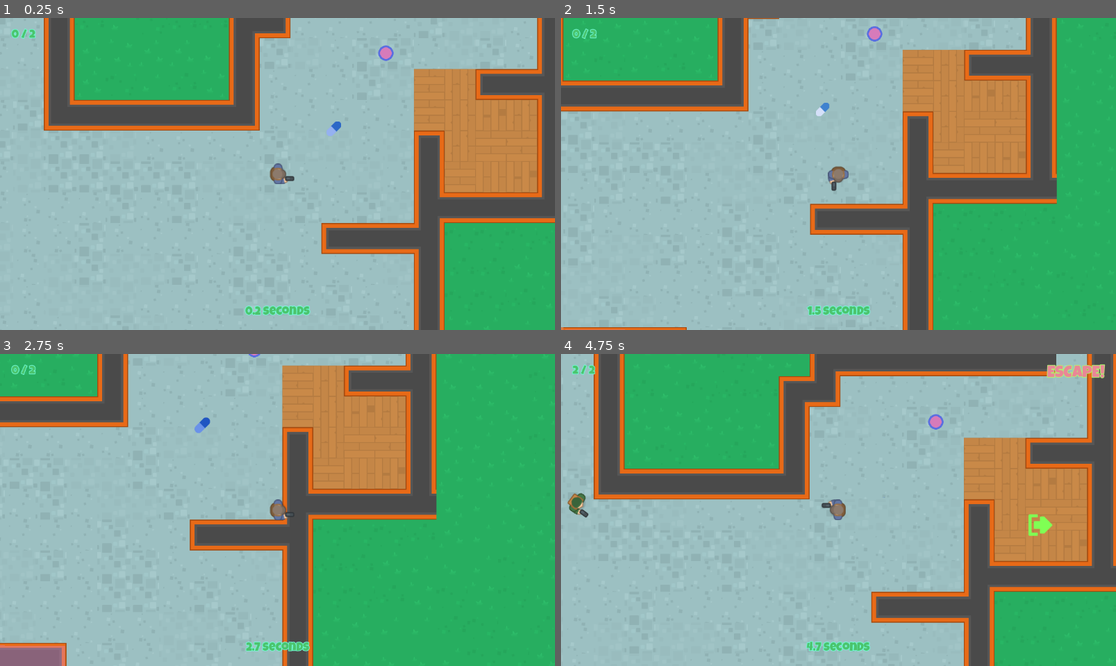
Above: before the commit, frames 1-4 (two rows, left to right).
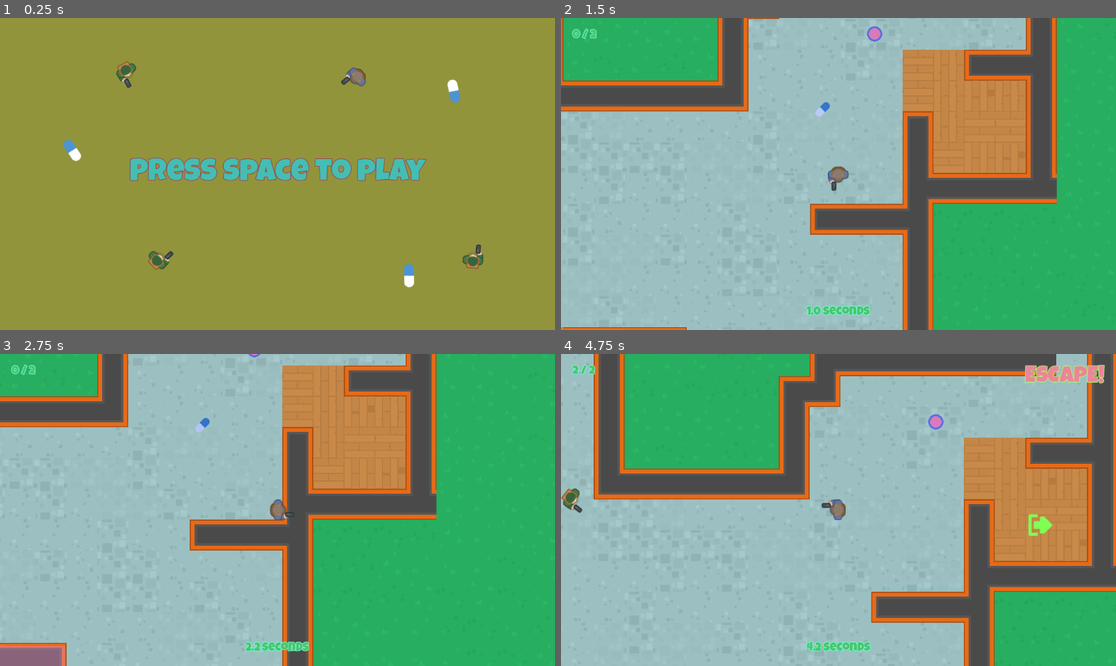
Above: after the commit, the same moments.

Repository: Esque123/Do-Not-Mind-Me
Game: Godot game, scene res://Scenes/main/main.tscn
Same seed, same stepped clock (60 frames per second), same inputs: the game is played once before the commit and once after it. Before the commit the project starts from res://Scenes/level_map/level_map.tscn. Sound files missing from this copy of the repository are replaced by a short silence.
Inputs (mouse positions are in pixels of both pictures, inside the frame that each line leads up to):
- Up to frame 1 (0.25 s): no input
- Up to frame 2 (1.5 s): tap Space (press_space, bound only after the commit) at 0.5, 0.6 s; move the mouse to (960, 158) at 0.52 s; hold Right (right) 0.53-1.28 s; move the mouse to (727, 189) at 1.27 s; hold Down (down) from 1.28 s (still down); click (727, 189) at 1.35 s
- Up to frame 3 (2.75 s): tap Space (press_space, bound only after the commit) at 1.55, 2.1 s; move the mouse to (333, 441) at 2.02 s; release Down (down) at 2.03 s; hold Right (right) from 2.03 s (still down)
- Up to frame 4 (4.75 s): move the mouse to (810, 572) at 2.77 s; release Right (right) at 2.78 s; hold Up (up) 2.78-3.53 s; tap Space (press_space, bound only after the commit) at 2.85, 3.8, 4.35 s; move the mouse to (1005, 556) at 3.52 s; hold Left (left) from 3.53 s (still down); click (1005, 556) at 3.6 s; move the mouse to (672, 463) at 4.27 s

The runs differ from the first frame. In frame 1, 100% of the frame differs, in the area x 0-100%, y 0-100%; in frame 2, less than 0.1%; in frame 3, 0.2%; in frame 4, 0.9%.

Commit message:
Main Scene

Diff:
--- a/Scenes/bullet/bullet.gd
+++ b/Scenes/bullet/bullet.gd
@@ -3,6 +3,10 @@
 
 const BOOM: PackedScene = preload("res://Scenes/boom/boom.tscn")
 const SPEED: float = 250.0
+
+
+@onready var timer = $Timer
+
 
 
 var _dir_of_travel: Vector2 = Vector2.ZERO
@@ -36,4 +40,8 @@
 
 
 func _on_body_entered(body):
-	create_boom()
+	if body.is_in_group("player") == true:
+		timer.stop()
+		SignalManager.on_game_over.emit()
+	else:
+		create_boom()
--- a/Scenes/game_ui/game_ui.gd
+++ b/Scenes/game_ui/game_ui.gd
@@ -5,32 +5,47 @@
 @onready var time_label = $MC/TimeLabel
 @onready var color_rect = $ColorRect
 @onready var game_over_label = $ColorRect/GameOverLabel
+@onready var animation_player = $AnimationPlayer
 
 
 var _time: float = 0.0
+var _game_over: bool = false
 
 # Called when the node enters the scene tree for the first time.
 func _ready():
 	score_label.show()
 	SignalManager.on_show_exit.connect(on_show_exit)
 	SignalManager.on_exit.connect(on_exit)
+	SignalManager.on_game_over.connect(on_game_over)
 
 
 # Called every frame. 'delta' is the elapsed time since the previous frame.
 func _process(delta):
-	_time += delta
-	time_label.text = "%.1f seconds" % _time
+	if _game_over == false:
+		_time += delta
+		time_label.text = "%.1f seconds" % _time
+	elif Input.is_action_just_pressed("press_space"):
+		GameManager.load_main_scene()
 
 
 func update_score(actual: int, target: int) -> void:
 	score_label.text = "%s / %s" % [actual, target]
 
 
+func on_game_over() -> void:
+	if _game_over == false:
+		color_rect.show()
+		_game_over = true
+		game_over_label.text = "MISSION FAILED!\nPRESS SPACE"
+
+
 func on_show_exit() -> void:
 	exit_label.show()
+	animation_player.play("escape")
 
 
 func on_exit() -> void:
-	set_process(false)
+	_game_over = true
+	animation_player.stop(true)
 	color_rect.show()
-	game_over_label.text = "Mission Complete! \n You took %.1f seconds" % _time
+	game_over_label.text = "Mission Complete! \n You took %.1f seconds\nPress Space" % _time
--- a/Scenes/game_ui/game_ui.tscn
+++ b/Scenes/game_ui/game_ui.tscn
@@ -1,8 +1,45 @@
-[gd_scene load_steps=4 format=3 uid="uid://yfjddjcnjqld"]
+[gd_scene load_steps=7 format=3 uid="uid://yfjddjcnjqld"]
 
 [ext_resource type="LabelSettings" uid="uid://lpq5jrmct51i" path="res://assets/lg_green_24.tres" id="1_hl2v0"]
 [ext_resource type="Script" path="res://Scenes/game_ui/game_ui.gd" id="1_os7wk"]
 [ext_resource type="LabelSettings" uid="uid://dhrvfsgl18cyw" path="res://assets/lg_red_34.tres" id="2_wbh7q"]
+
+[sub_resource type="Animation" id="Animation_mxpyv"]
+resource_name = "escape"
+loop_mode = 1
+tracks/0/type = "value"
+tracks/0/imported = false
+tracks/0/enabled = true
+tracks/0/path = NodePath("MC/ExitLabel:label_settings:font_size")
+tracks/0/interp = 1
+tracks/0/loop_wrap = true
+tracks/0/keys = {
+"times": PackedFloat32Array(0, 0.5, 1),
+"transitions": PackedFloat32Array(1, 1, 1),
+"update": 0,
+"values": [34, 48, 34]
+}
+
+[sub_resource type="Animation" id="Animation_4v8u8"]
+length = 0.001
+tracks/0/type = "value"
+tracks/0/imported = false
+tracks/0/enabled = true
+tracks/0/path = NodePath("MC/ExitLabel:label_settings:font_size")
+tracks/0/interp = 1
+tracks/0/loop_wrap = true
+tracks/0/keys = {
+"times": PackedFloat32Array(0),
+"transitions": PackedFloat32Array(1),
+"update": 1,
+"values": [34]
+}
+
+[sub_resource type="AnimationLibrary" id="AnimationLibrary_to0d7"]
+_data = {
+"RESET": SubResource("Animation_4v8u8"),
+"escape": SubResource("Animation_mxpyv")
+}
 
 [node name="GameUI" type="Control"]
 layout_mode = 3
@@ -73,3 +110,8 @@
 grow_vertical = 2
 text = "MISSION COMPLETE!"
 label_settings = ExtResource("2_wbh7q")
+
+[node name="AnimationPlayer" type="AnimationPlayer" parent="."]
+libraries = {
+"": SubResource("AnimationLibrary_to0d7")
+}
--- a/Scenes/level_map/level_map.gd
+++ b/Scenes/level_map/level_map.gd
@@ -14,14 +14,14 @@
 	game_ui.update_score(_collected, _pickups_count)
 	SignalManager.on_pickup.connect(on_pickup)
 	SignalManager.on_exit.connect(on_exit)
+	SignalManager.on_game_over.connect(on_game_over)
 
 
 # Called every frame. 'delta' is the elapsed time since the previous frame.
 func _process(delta):
 	pass
 
-
-func on_exit() -> void:
+func stop_all_nodes() -> void:
 	for n in get_tree().get_nodes_in_group("bullet"):
 		n.queue_free()
 
@@ -31,7 +31,15 @@
 	for n in get_tree().get_nodes_in_group("npc"):
 		n.stop_action()
 
-	print("GAME OVER")
+
+func on_game_over() -> void:
+	stop_all_nodes()
+	print("Game Over!")
+
+
+func on_exit() -> void:
+	stop_all_nodes()
+	print("Level Cleared")
 
 
 func check_show_exit() -> void:
--- /dev/null
+++ b/Scenes/main/main.gd
@@ -0,0 +1,5 @@
+extends Control
+
+func _process(delta):
+	if Input.is_action_just_pressed("press_space"):
+		GameManager.load_game_scene()
--- /dev/null
+++ b/Scenes/main/main.tscn
@@ -0,0 +1,83 @@
+[gd_scene load_steps=7 format=3 uid="uid://c2grj62c2lxi4"]
+
+[ext_resource type="Script" path="res://Scenes/main/main.gd" id="1_jiaju"]
+[ext_resource type="FontFile" uid="uid://n63dqg613fb1" path="res://assets/fonts/LuckiestGuy-Regular.ttf" id="1_mty3h"]
+[ext_resource type="Texture2D" uid="uid://bavw4ma30vgnr" path="res://assets/images/soldier1_gun.png" id="2_2mije"]
+[ext_resource type="Texture2D" uid="uid://cofc6jqxcyc5w" path="res://assets/images/survivor1_gun.png" id="3_v8a8g"]
+[ext_resource type="Texture2D" uid="uid://cb1hlywiarhtx" path="res://assets/images/pill2.png" id="4_8mn18"]
+
+[sub_resource type="LabelSettings" id="LabelSettings_tnk3u"]
+font = ExtResource("1_mty3h")
+font_size = 64
+font_color = Color(0.266667, 0.745098, 0.701961, 1)
+outline_size = 5
+outline_color = Color(0.611765, 0.25098, 0.345098, 1)
+
+[node name="Main" type="Control"]
+layout_mode = 3
+anchors_preset = 15
+anchor_right = 1.0
+anchor_bottom = 1.0
+grow_horizontal = 2
+grow_vertical = 2
+script = ExtResource("1_jiaju")
+
+[node name="ColorRect" type="ColorRect" parent="."]
+layout_mode = 1
+anchors_preset = 15
+anchor_right = 1.0
+anchor_bottom = 1.0
+grow_horizontal = 2
+grow_vertical = 2
+color = Color(0.572549, 0.580392, 0.235294, 1)
+
+[node name="Label" type="Label" parent="."]
+layout_mode = 1
+anchors_preset = 8
+anchor_left = 0.5
+anchor_top = 0.5
+anchor_right = 0.5
+anchor_bottom = 0.5
+offset_left = -0.5
+offset_top = -11.5
+offset_right = 0.5
+offset_bottom = 11.5
+grow_horizontal = 2
+grow_vertical = 2
+text = "Press space to play"
+label_settings = SubResource("LabelSettings_tnk3u")
+
+[node name="Soldier1Gun" type="Sprite2D" parent="."]
+position = Vector2(333, 497)
+rotation = -0.767119
+texture = ExtResource("2_2mije")
+
+[node name="Survivor1Gun" type="Sprite2D" parent="."]
+position = Vector2(735, 128)
+rotation = 2.45765
+texture = ExtResource("3_v8a8g")
+
+[node name="Soldier1Gun2" type="Sprite2D" parent="."]
+position = Vector2(266, 117)
+rotation = 1.07826
+texture = ExtResource("2_2mije")
+
+[node name="Pill2" type="Sprite2D" parent="."]
+position = Vector2(849, 535)
+rotation = -0.805433
+texture = ExtResource("4_8mn18")
+
+[node name="Pill3" type="Sprite2D" parent="."]
+position = Vector2(150, 275)
+rotation = -1.37591
+texture = ExtResource("4_8mn18")
+
+[node name="Pill4" type="Sprite2D" parent="."]
+position = Vector2(942, 152)
+rotation = 2.15308
+texture = ExtResource("4_8mn18")
+
+[node name="Soldier1Gun3" type="Sprite2D" parent="."]
+position = Vector2(982, 495)
+rotation = -1.48081
+texture = ExtResource("2_2mije")
--- a/npc/npc.gd
+++ b/npc/npc.gd
@@ -42,6 +42,12 @@
 	set_physics_process(false)
 	create_wp()
 	_player_ref = get_tree().get_first_node_in_group("player")
+	#call_deferred("set_physics_process", true)
+	call_deferred("late_setup")
+
+
+func late_setup():
+	await get_tree().physics_frame
 	call_deferred("set_physics_process", true)
 
 
@@ -189,3 +195,7 @@
 	if _state != ENEMY_STATE.CHASING:
 		return
 	shoot()
+
+
+func _on_hit_area_body_entered(body):
+	SignalManager.on_game_over.emit()
--- a/npc/npc.tscn
+++ b/npc/npc.tscn
@@ -44,6 +44,9 @@
 "RESET": SubResource("Animation_arbvh"),
 "alert": SubResource("Animation_p7qub")
 }
+
+[sub_resource type="CircleShape2D" id="CircleShape2D_pi8nc"]
+radius = 24.0
 
 [node name="NPC" type="CharacterBody2D" groups=["npc"]]
 collision_layer = 0
@@ -98,4 +101,12 @@
 wait_time = 1.5
 autostart = true
 
+[node name="HitArea" type="Area2D" parent="."]
+collision_layer = 0
+collision_mask = 4
+
+[node name="CollisionShape2D" type="CollisionShape2D" parent="HitArea"]
+shape = SubResource("CircleShape2D_pi8nc")
+
 [connection signal="timeout" from="ShootTimer" to="." method="_on_timer_timeout"]
+[connection signal="body_entered" from="HitArea" to="." method="_on_hit_area_body_entered"]
--- a/project.godot
+++ b/project.godot
@@ -11,7 +11,7 @@
 [application]
 
 config/name="Don't Mind Me"
-run/main_scene="res://Scenes/level_map/level_map.tscn"
+run/main_scene="res://Scenes/main/main.tscn"
 config/features=PackedStringArray("4.2", "Mobile")
 config/icon="res://icon.svg"
 
@@ -19,6 +19,7 @@
 
 SignalManager="*res://singletons/signal_manager.gd"
 SoundManager="*res://singletons/sound_manager.gd"
+GameManager="*res://singletons/game_manager.gd"
 
 [input]
 
@@ -51,6 +52,12 @@
 , Object(InputEventJoypadMotion,"resource_local_to_scene":false,"resource_name":"","device":-1,"axis":0,"axis_value":1.0,"script":null)
 ]
 }
+press_space={
+"deadzone": 0.5,
+"events": [Object(InputEventKey,"resource_local_to_scene":false,"resource_name":"","device":-1,"window_id":0,"alt_pressed":false,"shift_pressed":false,"ctrl_pressed":false,"meta_pressed":false,"pressed":false,"keycode":0,"physical_keycode":32,"key_label":0,"unicode":32,"echo":false,"script":null)
+, Object(InputEventJoypadButton,"resource_local_to_scene":false,"resource_name":"","device":-1,"button_index":0,"pressure":0.0,"pressed":false,"script":null)
+]
+}
 
 [layer_names]
 
--- /dev/null
+++ b/singletons/game_manager.gd
@@ -0,0 +1,13 @@
+extends Node
+
+
+const MAIN = preload("res://Scenes/main/main.tscn")
+const LEVEL_MAP = preload("res://Scenes/level_map/level_map.tscn")
+
+
+func load_main_scene() -> void:
+	get_tree().change_scene_to_packed(MAIN)
+
+
+func load_game_scene() -> void:
+	get_tree().change_scene_to_packed(LEVEL_MAP)
--- a/singletons/signal_manager.gd
+++ b/singletons/signal_manager.gd
@@ -3,3 +3,4 @@
 signal on_pickup
 signal on_show_exit
 signal on_exit
+signal on_game_over
Not shown: 1 places in npc/npc.tscn that only renumber resources
